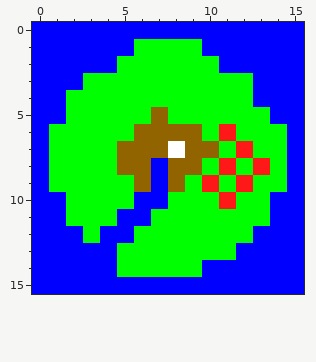
Two states of a pixel-art sprite, island.png. Above: the version before the commit.
The file is 16x16 pixels.
Now the later version:
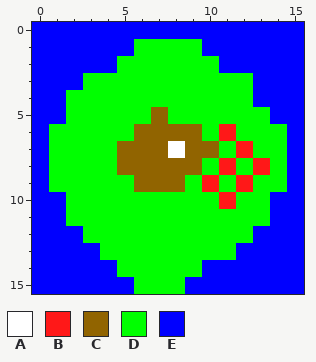
Palette (. is transparent): A #ffffff  B #ff1818  C #916400  D #00ff00  E #0000ff
The edit:
The edit turns colour E into colour C in rows 8 to 9 at x 7.
The edit turns colour E into colour D in row 10 at x 6 to 7; in row 11 at x 5 to 6; in row 12 at x 4 to 5; in row 13 at x 4; in row 15 at x 6 to 8.
